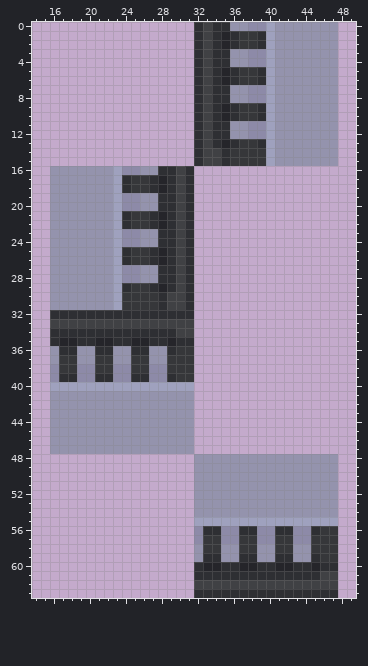
One commit to this pixel-art sprite: Resources/Textures/Structures/Windows/reinforced_window.rsi/rwindow6.png. Above is the file before it was changed.
The file is 64x64 pixels. Colours within 5 levels of each other are drawn and written as one. Shown: x 14..49, y 0..63.
And afterwards:
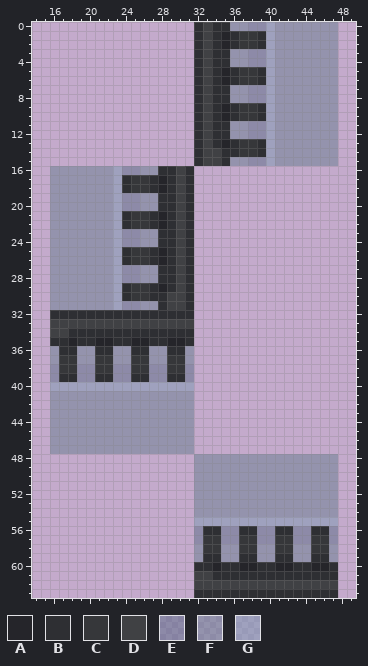
Palette (. is transparent): A #25252a  B #2e2f33  C #36373a  D #404144  E #51668179  F #5f798b79  G #7797af79
Diff:
The edit turns colour B into colour A in row 35 at x 30; in row 60 at x 46.
The edit turns colour A into colour B in row 35 at x 17; in row 60 at x 33.
The edit turns colour C into colour B in row 14 at x 36 and 39; in row 30 at x 24 and 27; in row 36 at x 30; in row 39 at x 30; in row 56 at x 46; in row 59 at x 46.
The edit turns colour D into colour B in row 34 at x 30 to 31; in row 61 at x 46 to 47.
The edit turns colour B into colour D in row 34 at x 16 to 17; in row 61 at x 32 to 33.
The edit turns colour C into colour E in row 15 at x 38 to 39; in row 31 at x 24 to 25; in rows 38 to 39 at x 31; in rows 56 to 57 at x 47.
The edit turns colour C into colour F in row 15 at x 36 to 37; in row 31 at x 26 to 27; in rows 36 to 37 at x 31; in rows 58 to 59 at x 47.
Boxes around the changes in both pictures, in picture pixels (x1, y1, x2, y2):
changed: (230, 148, 266, 166)
changed: (122, 292, 194, 382)
changed: (50, 328, 68, 346)
changed: (320, 526, 338, 580)
changed: (194, 562, 212, 580)
